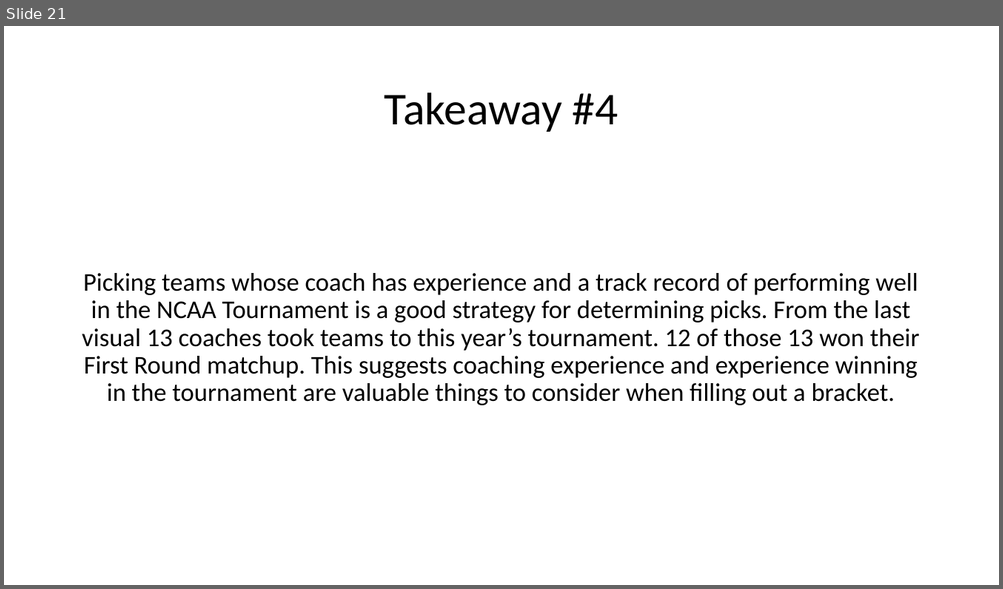
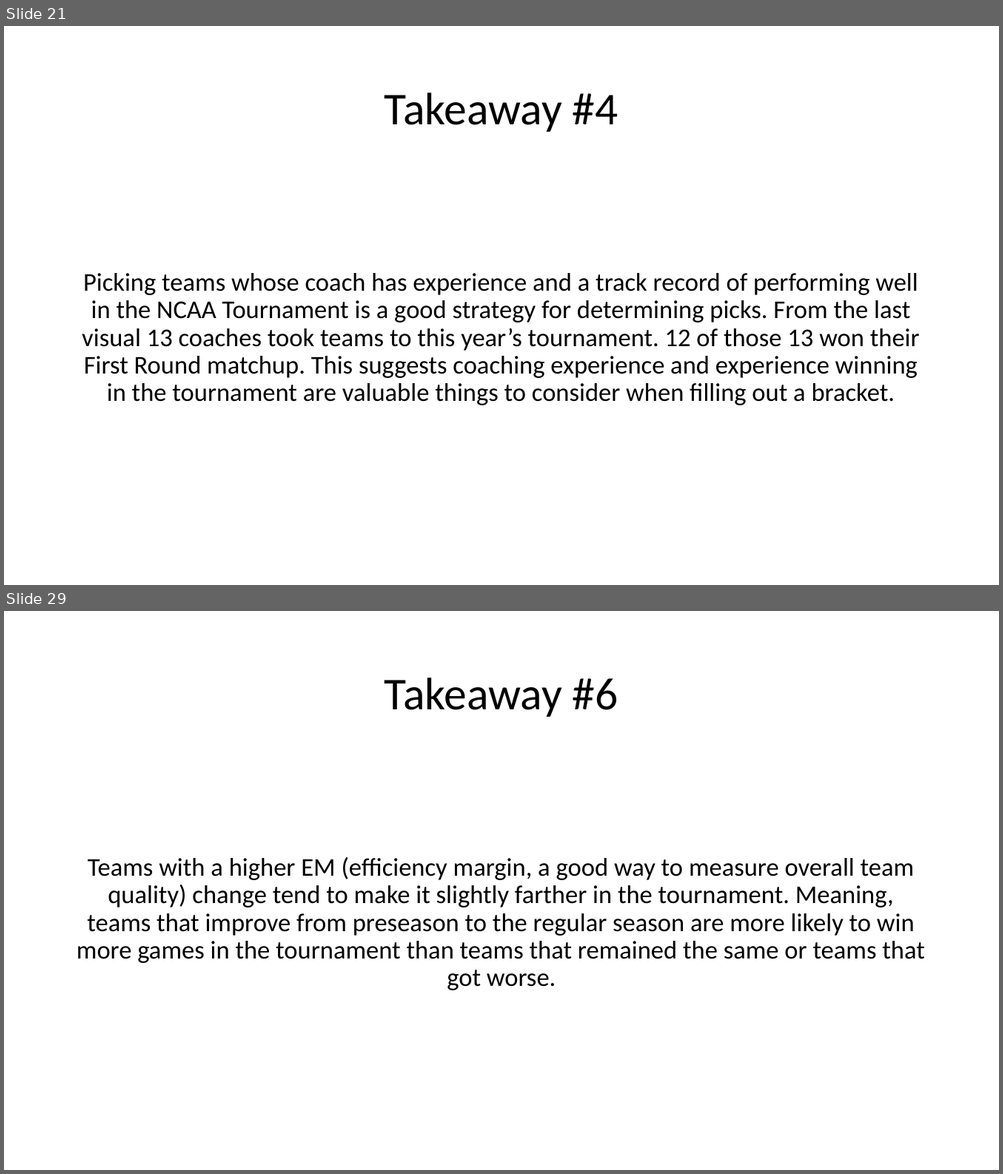
Before and after one commit to glawb45/march_madness_data_viz, a slide deck: MarchMadnessDataViz.pptx. Shown one above the other, each under a label of ours: slide 21 before the commit, slides 21 and 29 after it; the slides between them are not shown. The pictures are 1003x589 and 1003x1174 pixels, drawn with LibreOffice and Linux fonts; fonts in the diff are those of the drawing. Boxes give left, top, right and bottom in pixels: in the first picture for what was removed or moved away, otherwise in the second. Text is boxed around its words. In the diff, an @@ line names an element or a change of style, - is before the commit and + after.

```diff
--- a/MarchMadnessDataViz.pptx
+++ b/MarchMadnessDataViz.pptx
@@ slide 29 added at (4, 611, 999, 1170), background #FFFFFF @@
@@ title added at (384, 678, 618, 717), 44 pt, text #000000 @@
+Takeaway #6
@@ text added at (77, 857, 925, 991), 24.6 pt, text #000000 @@
+Teams with a higher EM (efficiency margin, a good way to measure overall team quality) change tend to make it slightly farther in the tournament. Meaning, teams that improve from preseason to the regular season are more likely to win more games in the tournament than teams that remained the same or teams that got worse.
```
Also in this commit, not shown: 11 other slides added.
